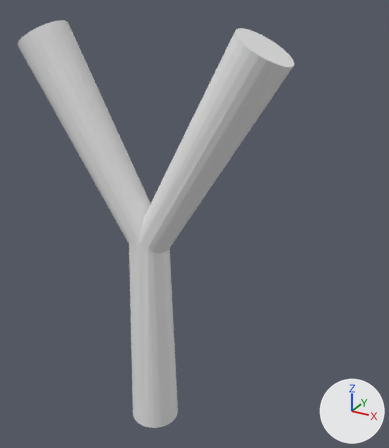
A saved change to the OBJ model Hungry-Birds-Simulator/assets/Others/sling.obj.
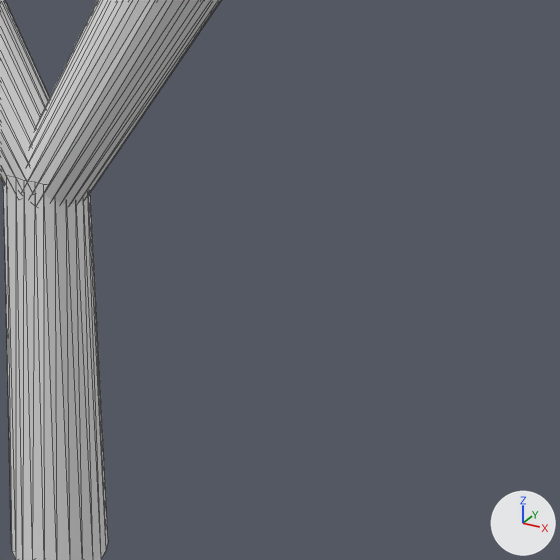
There are two pictures of each version: one whole from a 50 mm camera at (7.35, -10.84, 12.05) aimed at (1.15, 0.43, 6.41), one close up on the part from 33% to 100% of the width and 35% to 94% of the height. Arrows for +X, +Y and +Z are at lower right; the lights stay in place. The close-ups show mesh edges as thin lines. Materials are left out; every surface is plain grey. Where no turn or scale is listed for an object, it has been applied to the vertices.

Names of what the first close-up shows: 'slingID1'.
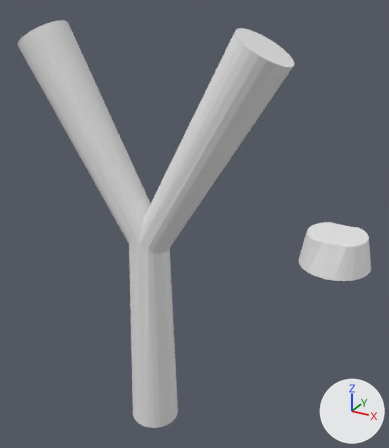
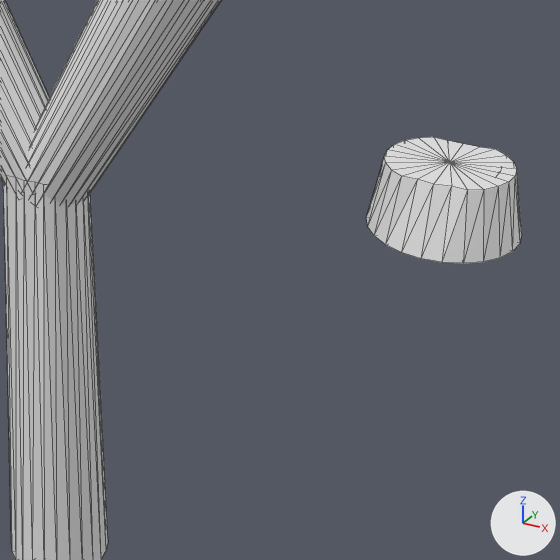
Changed parts and their boxes (x1, y1, x2, y2) in the close-ups (560 x 560 px):
```json
{"object": "slingID1", "change": "reshaped", "before": [0, 0, 221, 560], "after": [0, 0, 522, 560]}
{"part": 1, "of": "me_slingid1", "change": "added", "after": [366, 137, 522, 263]}
```

Scene script edits in JSON lines:
```json
{"block": "me_slingid1", "where": "# used by ob_slingid1; location = (0.0, 0.0, 0.0)"}
{"op": "remove", "block": "me_slingid1", "code": "me_slingid1.from_pydata(...)  # 149 vertices, 264 faces; spans x -3.61..3.63, y -0.7..0.71, z -0.01..11.3"}
{"op": "add", "block": "me_slingid1", "code": "me_slingid1.from_pydata(...)  # 205 vertices, 364 faces; spans x -3.61..5.72, y -0.79..0.78, z -0.01..11.3"}
{"block": "me_slingid1", "change": "me_slingid1 part 1: a new loose piece of 50 vertices spanning x 4.15..5.72, y -0.79..0.78, z 6.41..7.14"}
```
